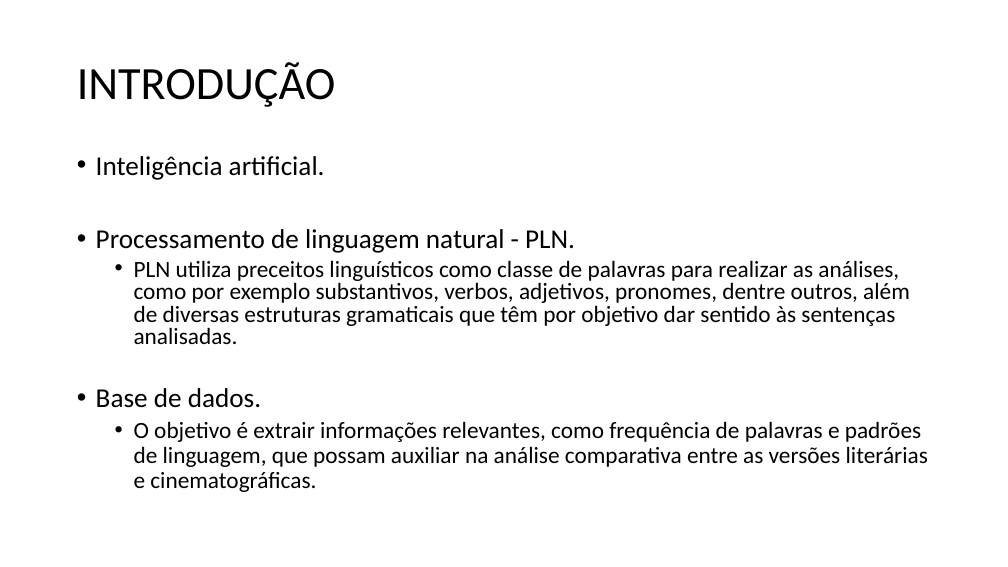
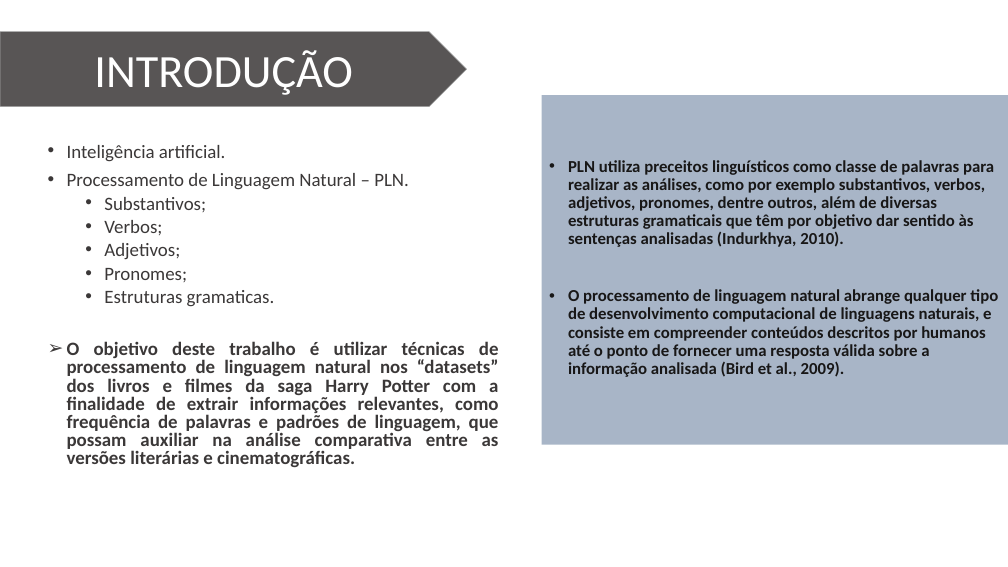
Before and after one commit to Wiryco/Natural-Language-Analysis-And-Processing, a slide deck: slide 3 of Apresentação TCC - Vinícius Andrade Lopes.pptx. Drawn at 1008x567 pixels with LibreOffice and Linux fonts; fonts in the diff are those of the drawing; background and template pictures are left out. Boxes give left, top, right and bottom in pixels: in the first picture for what was removed or moved away, otherwise in the second. Text is boxed around its words. In the diff, an @@ line names an element or a change of style, - is before the commit and + after.

```diff
--- a/Apresentação TCC - Vinícius Andrade Lopes.pptx
+++ b/Apresentação TCC - Vinícius Andrade Lopes.pptx
@@ pentagon arrow "INTRODUÇÃO": place and size @@
-pentagon arrow "INTRODUÇÃO" at (77,62,336,107)
+pentagon arrow "INTRODUÇÃO" at (0,32,467,107)
@@ pentagon arrow "INTRODUÇÃO" at (0,32,467,107): text colour #000000 to #FFFFFF; alignment left to centre; line spacing 0.9 to 1; fill none to #3B3838 at 85% opacity; outline none to #A5A5A5 0.5 pt @@
@@ rectangle added at (542,95,1008,445), fill #8497B0 at 70% opacity, 16 pt, text #181717, bold @@
+• PLN utiliza preceitos linguísticos como classe de palavras para realizar as análises, como por exemplo substantivos, verbos, adjetivos, pronomes, dentre outros, além de diversas estruturas gramaticais que têm por objetivo dar sentido às sentenças analisadas (Indurkhya, 2010).
+• O processamento de linguagem natural abrange qualquer tipo de desenvolvimento computacional de linguagens naturais, e consiste em compreender conteúdos descritos por humanos até o ponto de fornecer uma resposta válida sobre a informação analisada (Bird et al., 2009).
@@ text "Inteligência artificial.": place and size @@
-text "Inteligência artificial." at (96,156,928,492)
+text "Inteligência artificial." at (67,145,499,467)
@@ text at (67,145,226,162): size 25.9 to 18 pt, text colour #000000 to #3B3838 in "Inteligência artificial."; alignment left to justified @@
@@ text at (67,173,499,467): text changed; size 22.2 to 18 pt; text colour #000000 to #3B3838; bold on @@
-• Processamento de linguagem natural - PLN.
-  • PLN utiliza preceitos linguísticos como classe de palavras para realizar as análises, como por exemplo substantivos, verbos, adjetivos, pronomes, dentre outros, além de diversas estruturas gramaticais que têm por objetivo dar sentido às sentenças analisadas.
-• Base de dados.
-  • O objetivo é extrair informações relevantes, como frequência de palavras e padrões de linguagem, que possam auxiliar na análise comparativa entre as versões literárias e cinematográficas.
+• Processamento de Linguagem Natural – PLN.
+  • Substantivos;
+  • Verbos;
+  • Adjetivos;
+  • Pronomes;
+  • Estruturas gramaticas.
+➢ O objetivo deste trabalho é utilizar técnicas de processamento de linguagem natural nos “datasets” dos livros e filmes da saga Harry Potter com a finalidade de extrair informações relevantes, como frequência de palavras e padrões de linguagem, que possam auxiliar na análise comparativa entre as versões literárias e cinematográficas.
```
Also in this commit, not shown: 1 other slide changed, 3 slides added.
